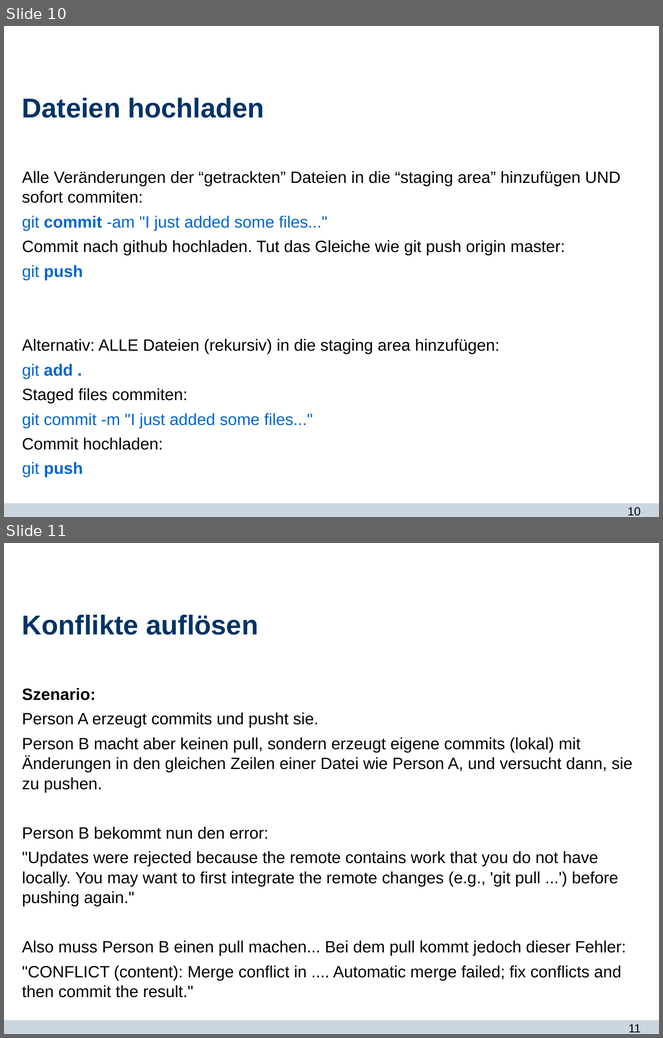
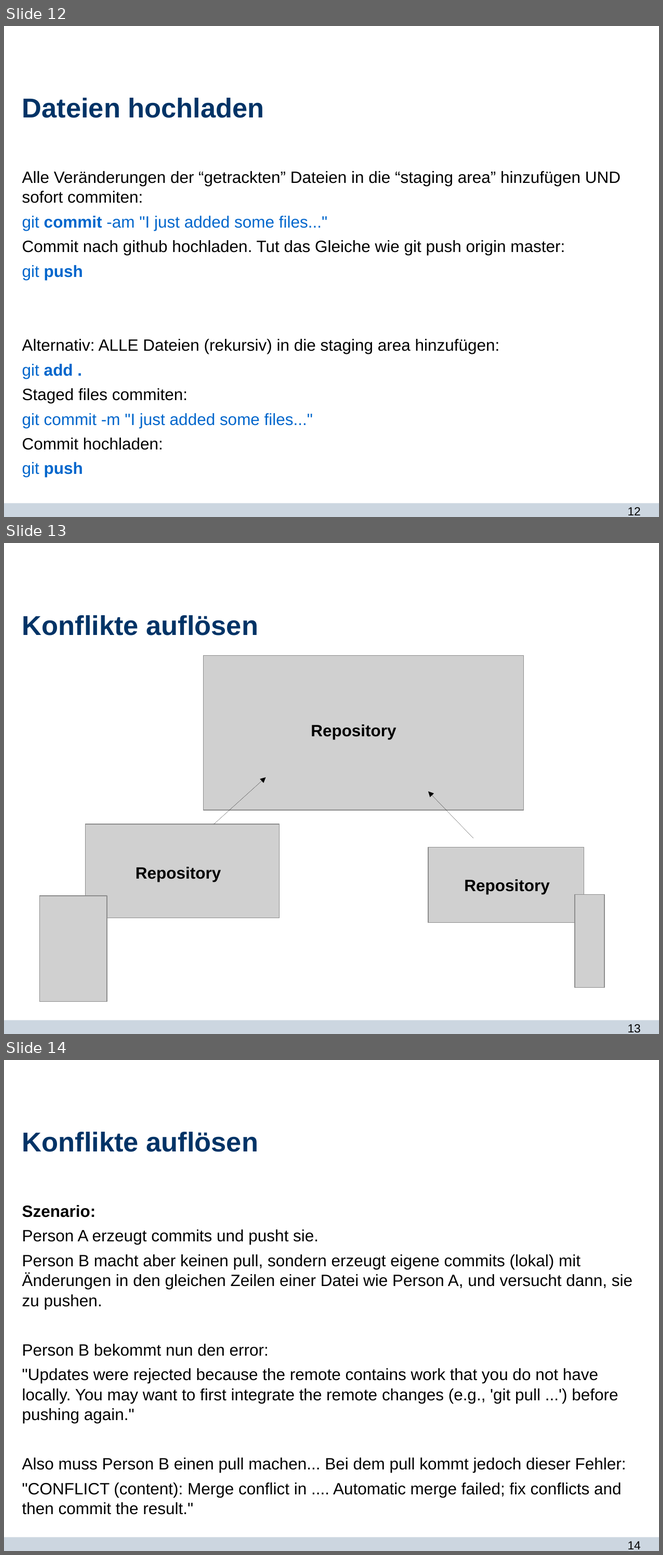
Before and after one commit to Jane333/git, a slide deck: git_und_du.odp. Shown one above the other, each under a label of ours: slides 10 and 11 before the commit, slides 12, 13 and 14 after it. The pictures are 663x1038 and 663x1555 pixels, drawn with LibreOffice and Linux fonts; fonts in the diff are those of the drawing; grey boxes stand for pictures; background and template pictures are left out. Boxes give left, top, right and bottom in pixels: in the first picture for what was removed or moved away, otherwise in the second. Text is boxed around its words. In the diff, an @@ line names an element or a change of style, - is before the commit and + after.

```diff
--- a/git_und_du.odp
+++ b/git_und_du.odp
@@ slide 13 added at box(4, 543, 659, 1034), background #FFFFFF; not listed: 2 template elements that a slide beside it also shows @@
@@ title added at box(22, 615, 259, 636), 30 pt, text #003366, bold @@
+Konflikte auflösen
@@ picture added at box(203, 656, 523, 810) @@
@@ text added at box(311, 724, 396, 740), 18 pt, text #000000, bold @@
+Repository
@@ arrow added from (214, 824) to (266, 778), #000000 0 pt @@
@@ arrow added from (474, 838) to (428, 792), #000000 0 pt @@
@@ picture added at box(85, 824, 279, 918) @@
@@ picture added at box(428, 848, 584, 923) @@
@@ text added at box(136, 867, 221, 882), 18 pt, text #000000, bold @@
+Repository
@@ text added at box(464, 879, 549, 895), 18 pt, text #000000, bold @@
+Repository
@@ picture added at box(39, 896, 107, 1002) @@
@@ picture added at box(575, 895, 605, 988) @@
@@ what was slide 10 is now slide 12 @@
@@ page number at box(628, 508, 641, 516): text changed @@
-10
+12
@@ what was slide 11 is now slide 14 @@
@@ page number at box(628, 1542, 641, 1550): text changed @@
-11
+14
```
Also in this commit, not shown: 2 slides changed, 2 other slides added, 1 other file.
